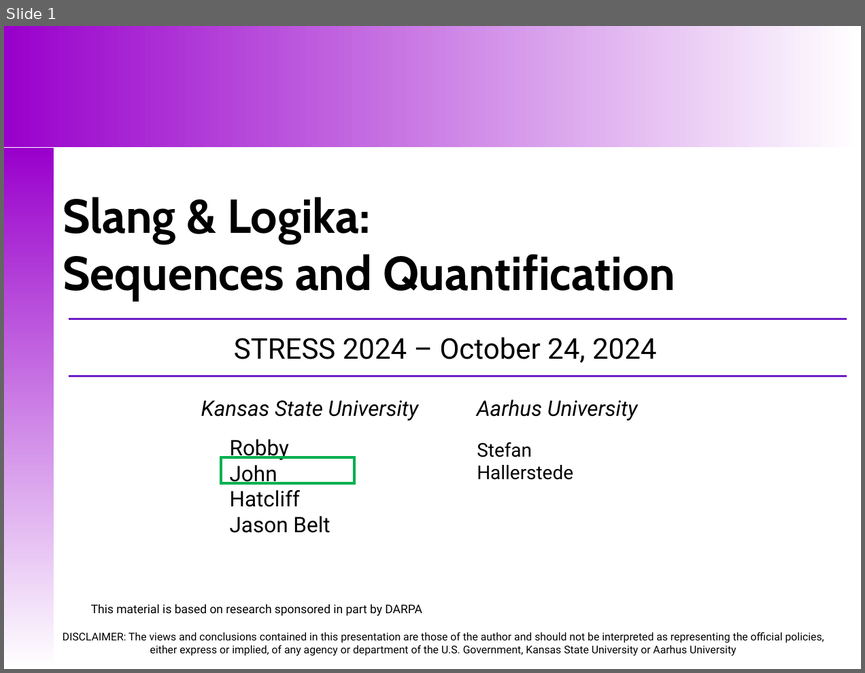
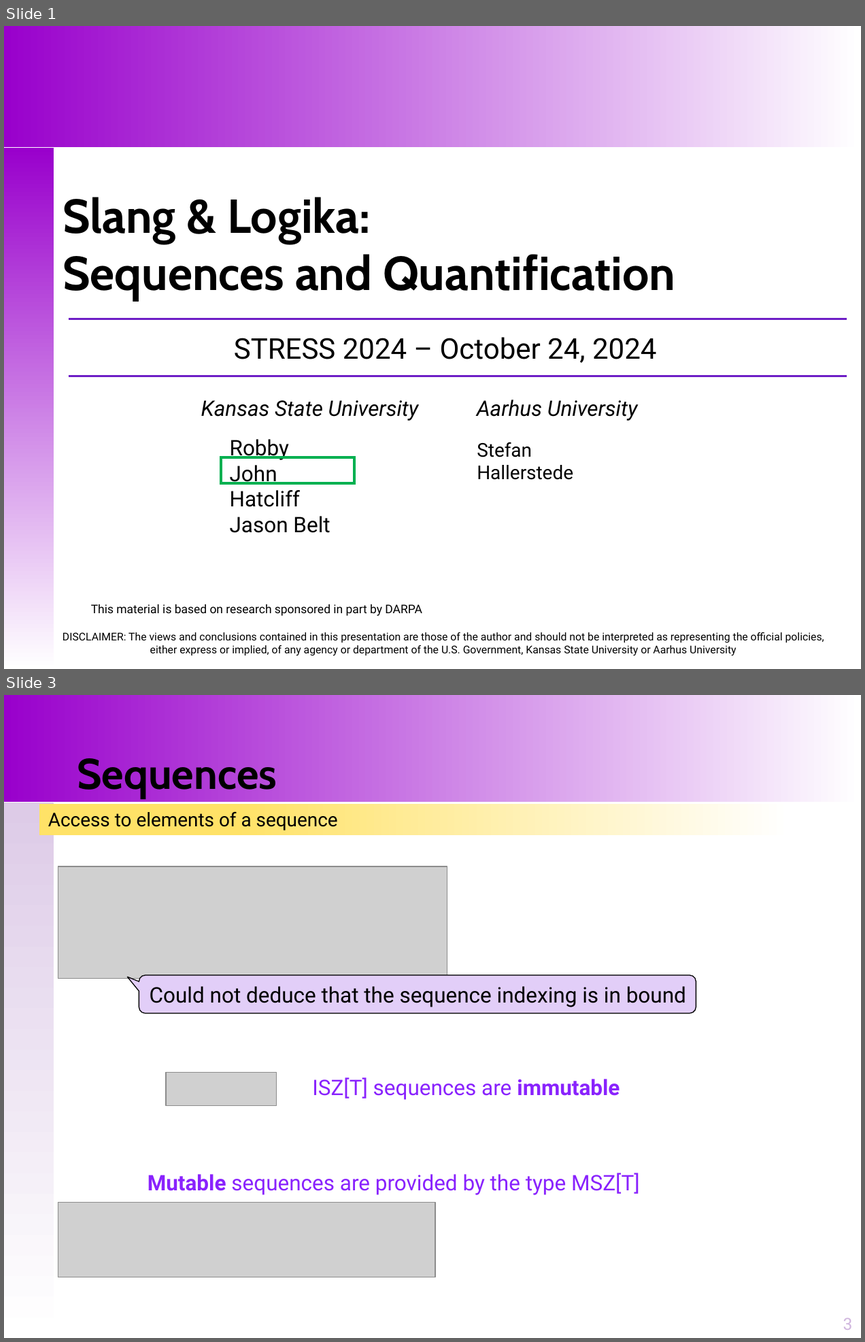
Before and after one commit to santoslab/stress24, a slide deck: slides/M-02-02-Sequences-Quantification.pptx. Shown one above the other, each under a label of ours: slide 1 before the commit, slides 1 and 3 after it; the slides between them are not shown. The pictures are 865x673 and 865x1342 pixels, drawn with LibreOffice and Linux fonts; fonts in the diff are those of the drawing; grey boxes stand for pictures. Boxes give left, top, right and bottom in pixels: in the first picture for what was removed or moved away, otherwise in the second. Text is boxed around its words. In the diff, an @@ line names an element or a change of style, - is before the commit and + after.

```diff
--- a/slides/M-02-02-Sequences-Quantification.pptx
+++ b/slides/M-02-02-Sequences-Quantification.pptx
@@ slide 3 added at <box>4,695,861,1338</box>, background #FFFFFF @@
@@ rectangle added at <box>4,695,861,802</box>, fill gradient #9900CC to #FFFFFF @@
@@ title added at <box>77,758,277,799</box>, 36 pt, text #000000, bold @@
+Sequences
@@ rectangle added at <box>5,802,54,1337</box>, fill gradient #DDCBE7 to #FFFFFF @@
@@ rectangle added at <box>40,804,791,836</box>, fill gradient #FFFFFF to #FFE267, 16 pt, text #000000 @@
+Access to elements of a sequence
@@ picture added at <box>58,866,447,979</box> @@
@@ rounded speech box added at <box>139,975,696,1013</box>, fill #E2CEF8, outline #000000 0.75 pt, 18 pt, text #000000 @@
+Could not deduce that the sequence indexing is in bound
@@ picture added at <box>166,1072,277,1106</box> @@
@@ text added at <box>312,1077,619,1100</box>, 18 pt, text #8922FD @@
+ISZ[T] sequences are immutable
@@ text added at <box>147,1172,639,1195</box>, 18 pt, text #8922FD @@
+Mutable sequences are provided by the type MSZ[T]
@@ picture added at <box>58,1202,435,1278</box> @@
@@ page number added at <box>843,1317,853,1329</box>, 14 pt, text #D0B6DE @@
+3
```
Also in this commit, not shown: 1 slide changed, 3 other slides added, 11 other files.
